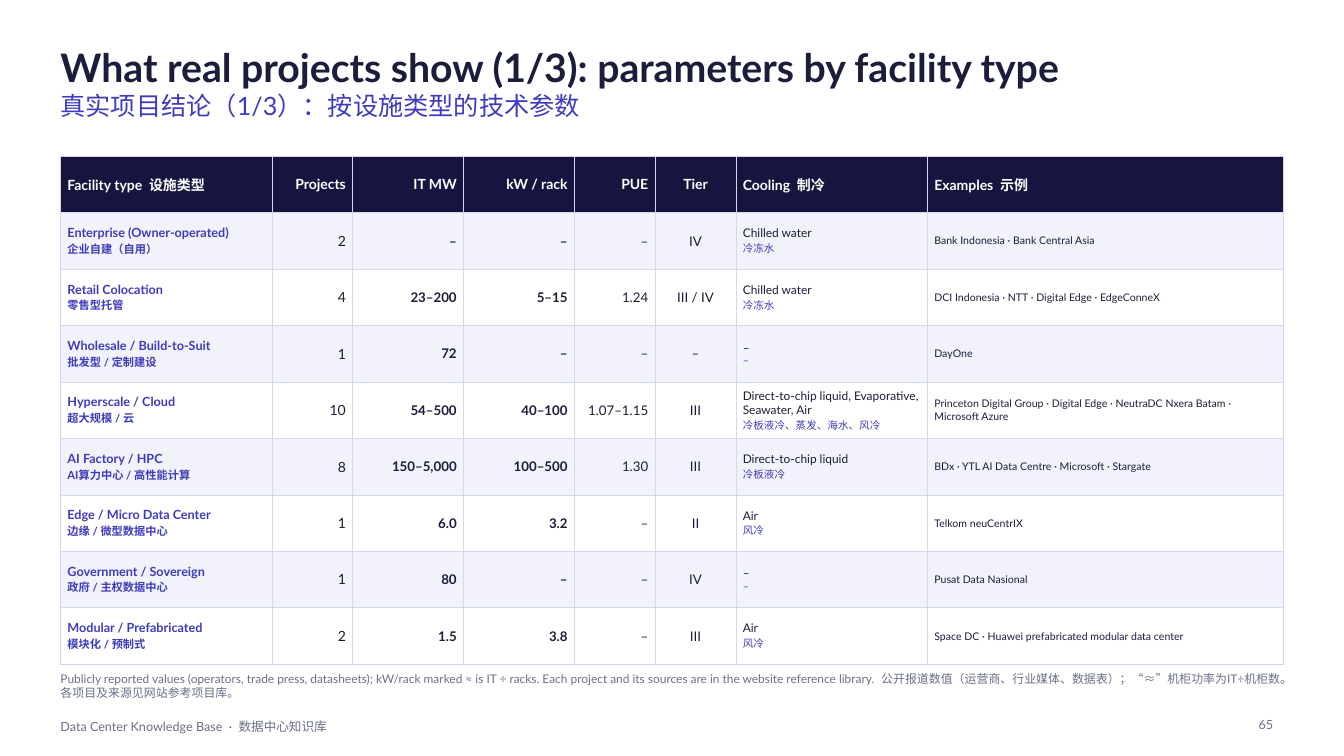
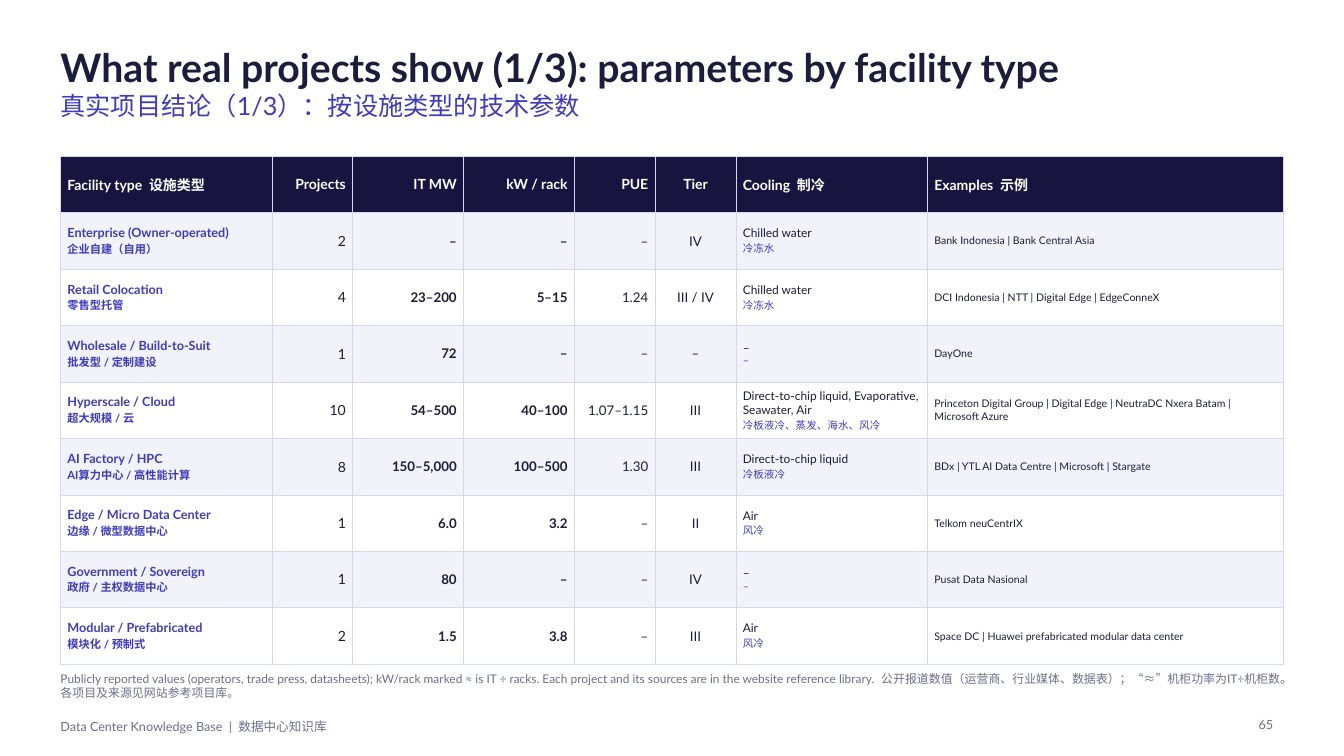
Before and after one commit to Alexandervsq/Data-Center-Project-Assessment, a slide deck: slide 65 of downloads/Data Center Knowledge Base (EN-ZH).pptx. Drawn at 1344x756 pixels with LibreOffice and Linux fonts; fonts in the diff are those of the drawing. Boxes give left, top, right and bottom in pixels: in the first picture for what was removed or moved away, otherwise in the second. Text is boxed around its words. In the diff, an @@ line names an element or a change of style, - is before the commit and + after.

```diff
--- a/downloads/Data Center Knowledge Base (EN-ZH).pptx
+++ b/downloads/Data Center Knowledge Base (EN-ZH).pptx
@@ table at box(60, 156, 1284, 653) @@
-row 2, column 8: Bank Indonesia · Bank Central Asia
+row 2, column 8: Bank Indonesia | Bank Central Asia
-row 3, column 8: DCI Indonesia · NTT · Digital Edge · EdgeConneX
+row 3, column 8: DCI Indonesia | NTT | Digital Edge | EdgeConneX
-row 5, column 8: Princeton Digital Group · Digital Edge · NeutraDC Nxera Batam · Microsoft Azure
+row 5, column 8: Princeton Digital Group | Digital Edge | NeutraDC Nxera Batam | Microsoft Azure
-row 6, column 8: BDx · YTL AI Data Centre · Microsoft · Stargate
+row 6, column 8: BDx | YTL AI Data Centre | Microsoft | Stargate
-row 9, column 8: Space DC · Huawei prefabricated modular data center
+row 9, column 8: Space DC | Huawei prefabricated modular data center
@@ text at box(60, 720, 326, 734): text changed @@
-Data Center Knowledge Base · 数据中心知识库
+Data Center Knowledge Base | 数据中心知识库
```
Also in this commit, not shown: 78 other slides changed, 22 other files.
